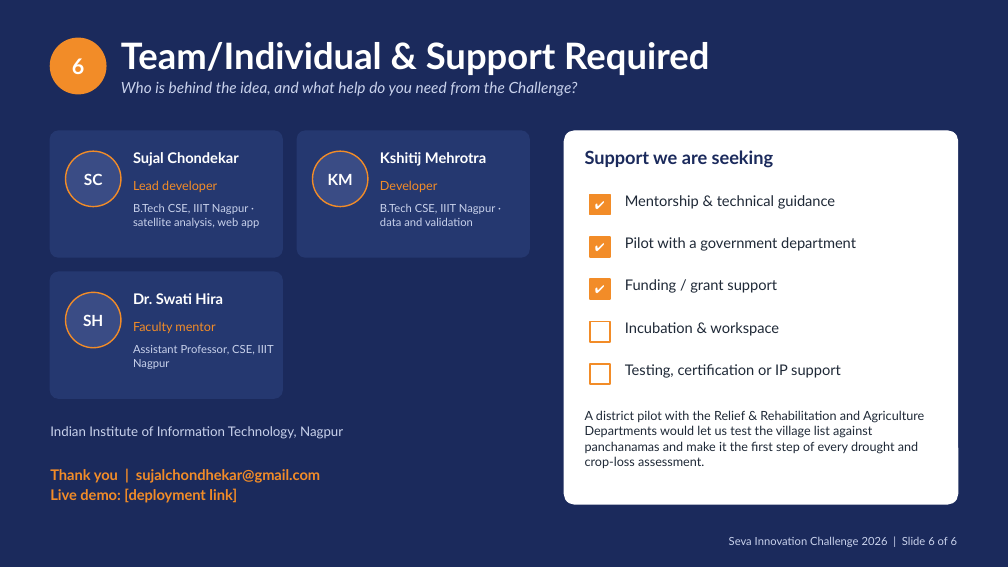
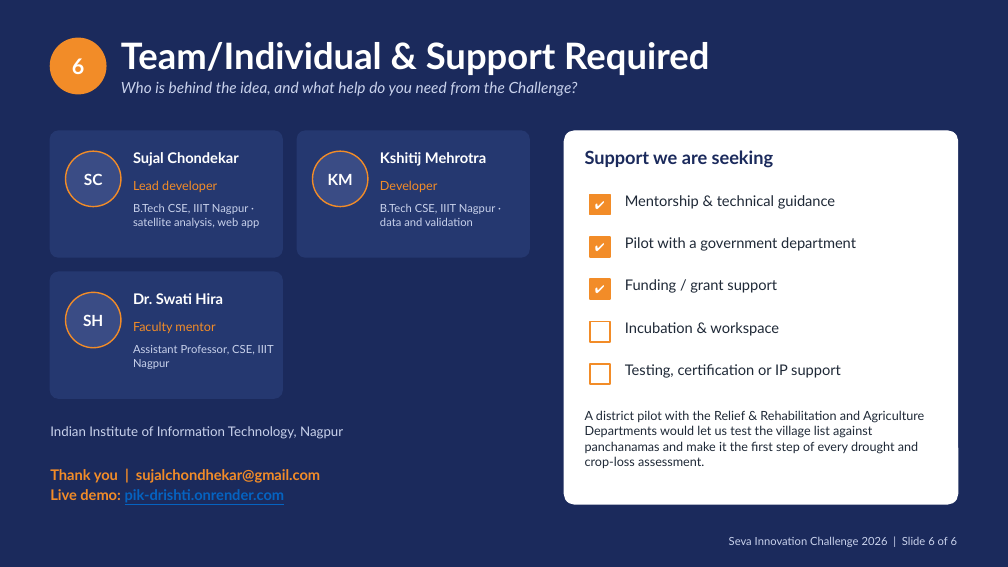
Before and after one commit to sujalappa/pik-drishti, a slide deck: slide 6 of presentation/Pik-drishti_AI_Seva_2026.pptx. Drawn at 1008x567 pixels with LibreOffice and Linux fonts; fonts in the diff are those of the drawing. Boxes give left, top, right and bottom in pixels: in the first picture for what was removed or moved away, otherwise in the second. Text is boxed around its words. In the diff, an @@ line names an element or a change of style, - is before the commit and + after.

```diff
--- a/presentation/Pik-drishti_AI_Seva_2026.pptx
+++ b/presentation/Pik-drishti_AI_Seva_2026.pptx
@@ text at <box>50,489,285,503</box>: text changed; text colour #F28C28 to #0563C1 @@
-Live demo: [deployment link]
+Live demo: pik-drishti.onrender.com
```
Also in this commit, not shown: 2 other slides changed, 5 other files.
